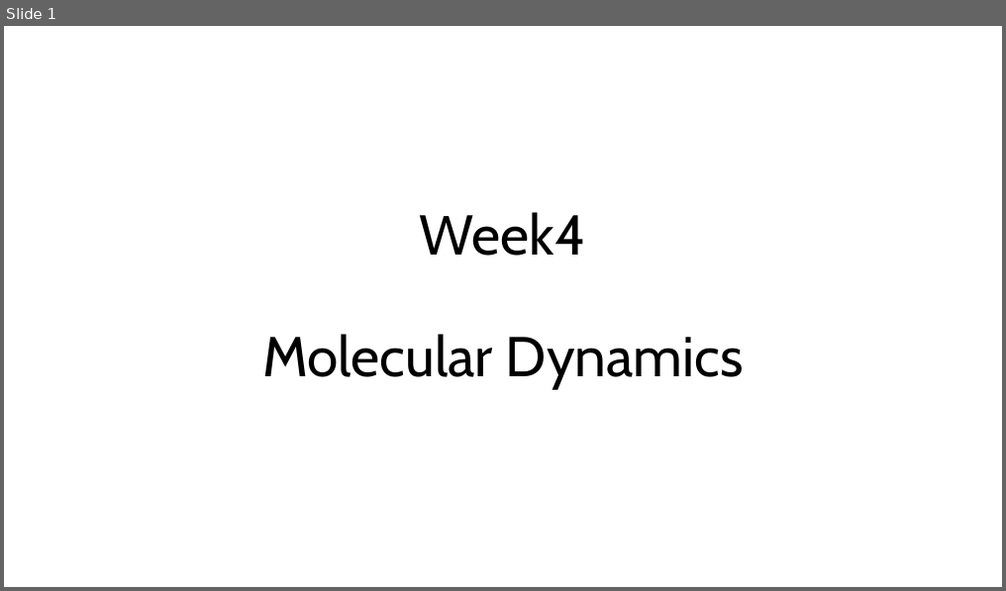
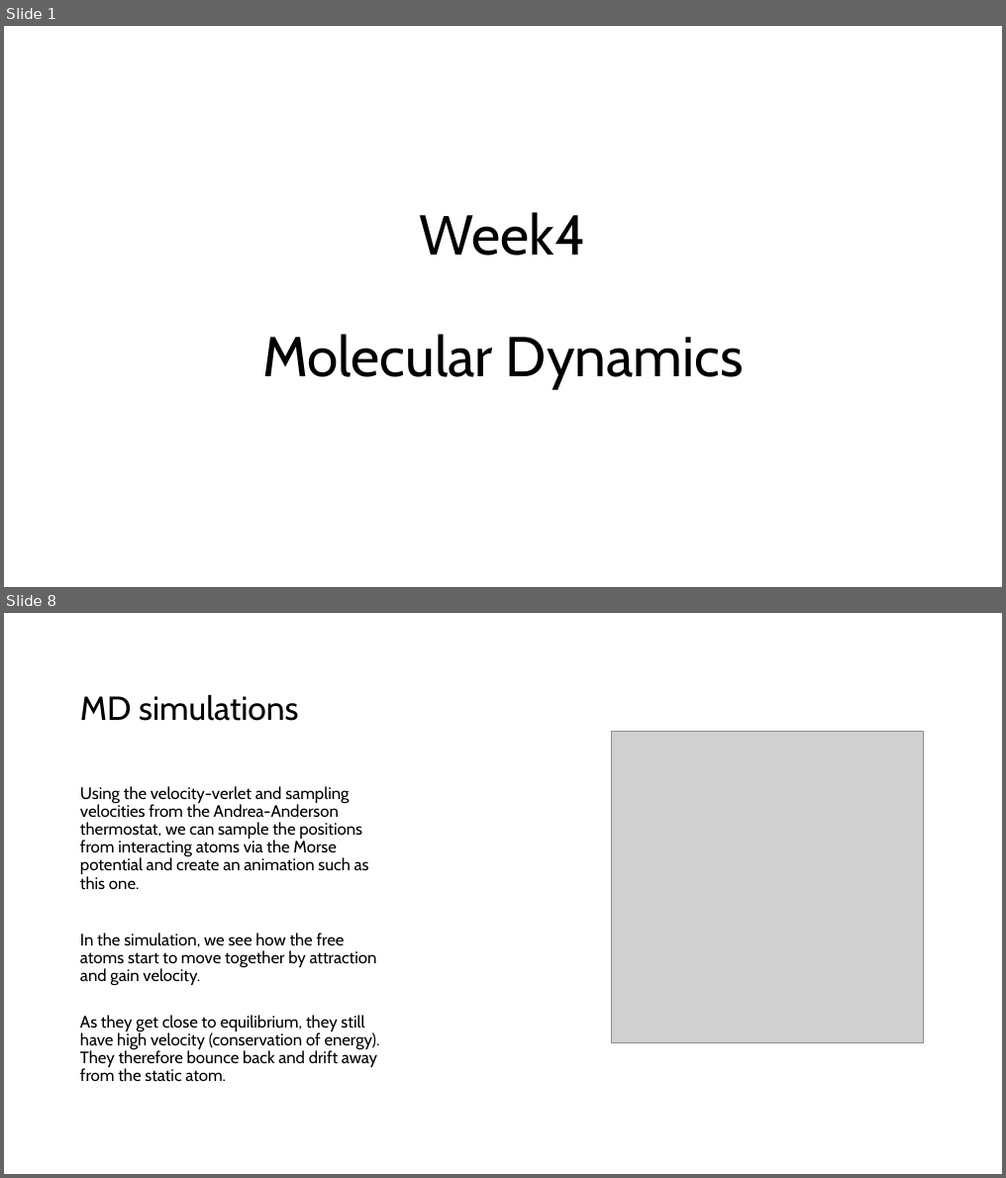
Before and after one commit to EmiloKatten/CompPhys, a slide deck: week4.pptx. Shown one above the other, each under a label of ours: slide 1 before the commit, slides 1 and 8 after it; the slides between them are not shown. The pictures are 1006x591 and 1006x1178 pixels, drawn with LibreOffice and Linux fonts; fonts in the diff are those of the drawing; grey boxes stand for pictures. Boxes give left, top, right and bottom in pixels: in the first picture for what was removed or moved away, otherwise in the second. Text is boxed around its words. In the diff, an @@ line names an element or a change of style, - is before the commit and + after.

```diff
--- a/week4.pptx
+++ b/week4.pptx
@@ slide 8 added at (4,613,1002,1174), background #FFFFFF @@
@@ title added at (80,694,298,721), 32 pt, text #000000 @@
+MD simulations
@@ picture added at (611,731,924,1044) @@
@@ text added at (80,786,380,1082), 16 pt, text #000000 @@
+Using the velocity-verlet and sampling velocities from the Andrea-Anderson thermostat, we can sample the positions from interacting atoms via the Morse potential and create an animation such as this one.
+In the simulation, we see how the free atoms start to move together by attraction and gain velocity.
+As they get close to equilibrium, they still have high velocity (conservation of energy). They therefore bounce back and drift away from the static atom.
```
Also in this commit, not shown: 3 slides changed, 5 other slides added, 4 other files.
